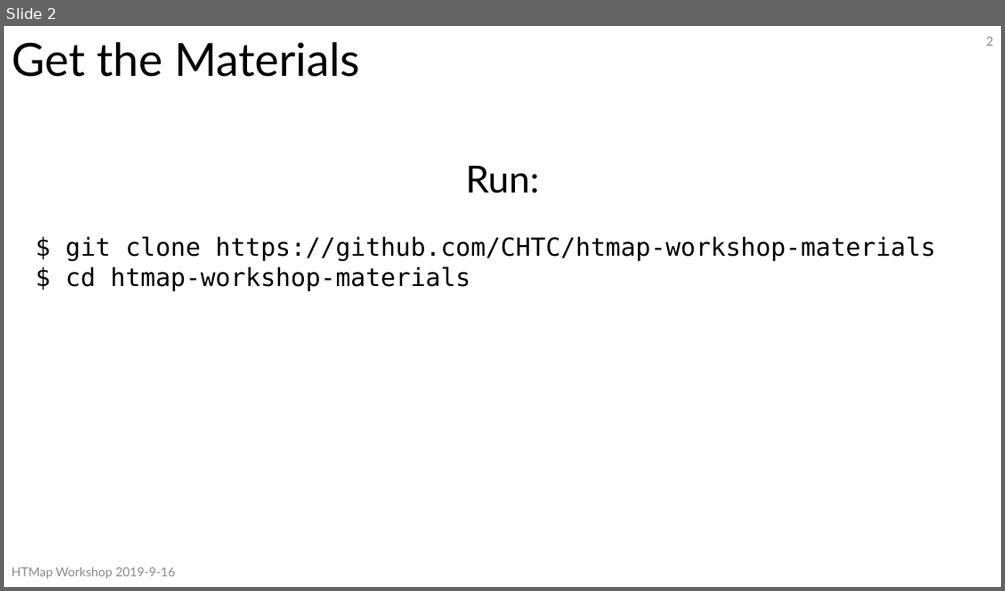
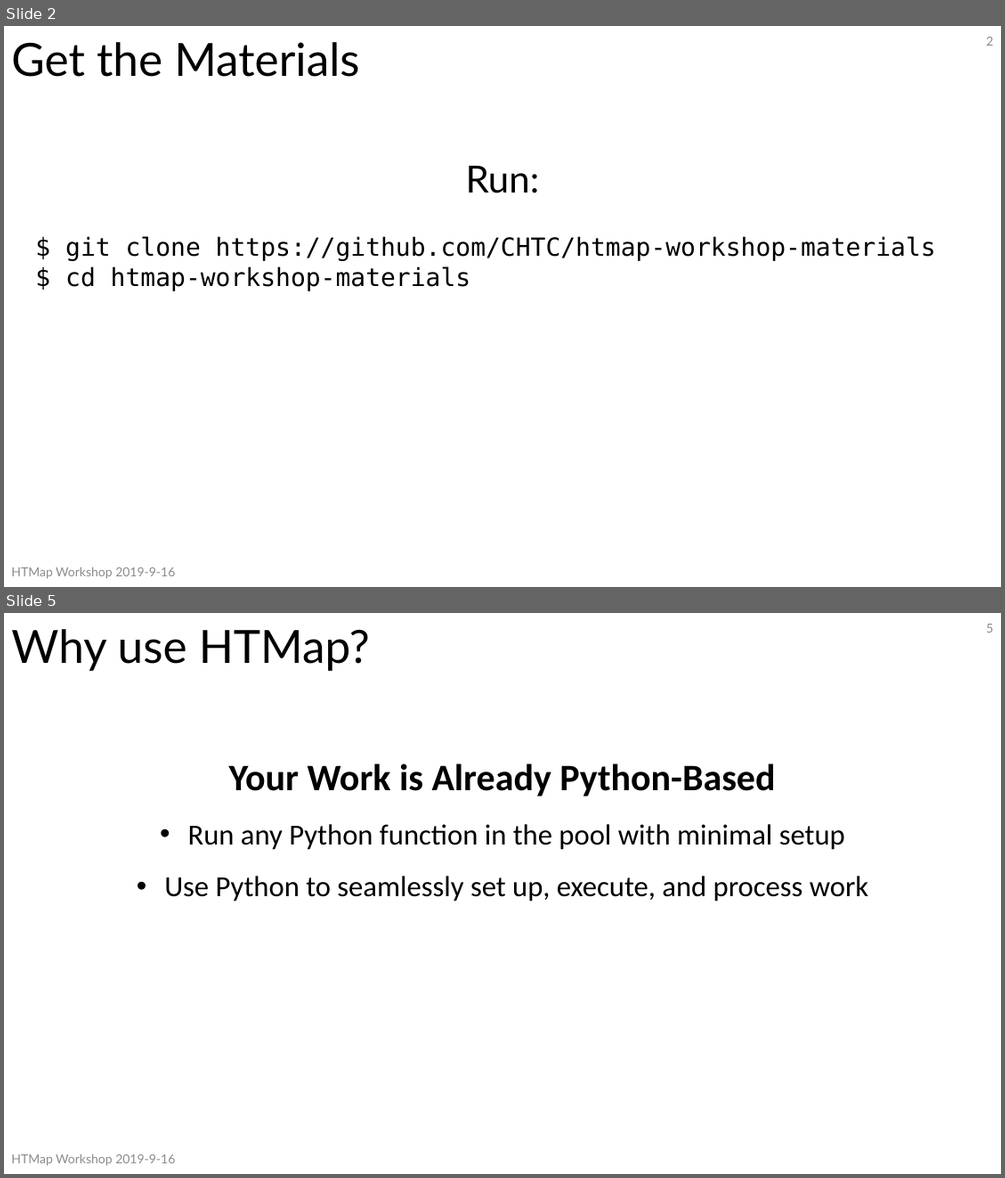
Before and after one commit to CHTC/htmap-workshop-materials, a slide deck: slides/HTMapWorkshop.pptx. Shown one above the other, each under a label of ours: slide 2 before the commit, slides 2 and 5 after it; the slides between them are not shown. The pictures are 1005x591 and 1005x1178 pixels, drawn with LibreOffice and Linux fonts; fonts in the diff are those of the drawing. Boxes give left, top, right and bottom in pixels: in the first picture for what was removed or moved away, otherwise in the second. Text is boxed around its words. In the diff, an @@ line names an element or a change of style, - is before the commit and + after.

Commit message:
add how-it-works diagrams and why-use slides

```diff
--- a/slides/HTMapWorkshop.pptx
+++ b/slides/HTMapWorkshop.pptx
@@ slide 5 added at [4, 613, 1001, 1174], background #FFFFFF @@
@@ title added at [11, 629, 370, 671], 44 pt, text #000000 @@
+Why use HTMap?
@@ page number added at [986, 624, 993, 633], 12 pt, text #8C8C8C @@
+5
@@ text added at [164, 763, 868, 901], 28 pt, text #000000 @@
+Your Work is Already Python-Based
+• Run any Python function in the pool with minimal setup
+• Use Python to seamlessly set up, execute, and process work
@@ text added at [11, 1154, 175, 1166], 12 pt, text #8C8C8C @@
+HTMap Workshop 2019-9-16
```
Also in this commit, not shown: 1 slide changed, 3 other slides added.
